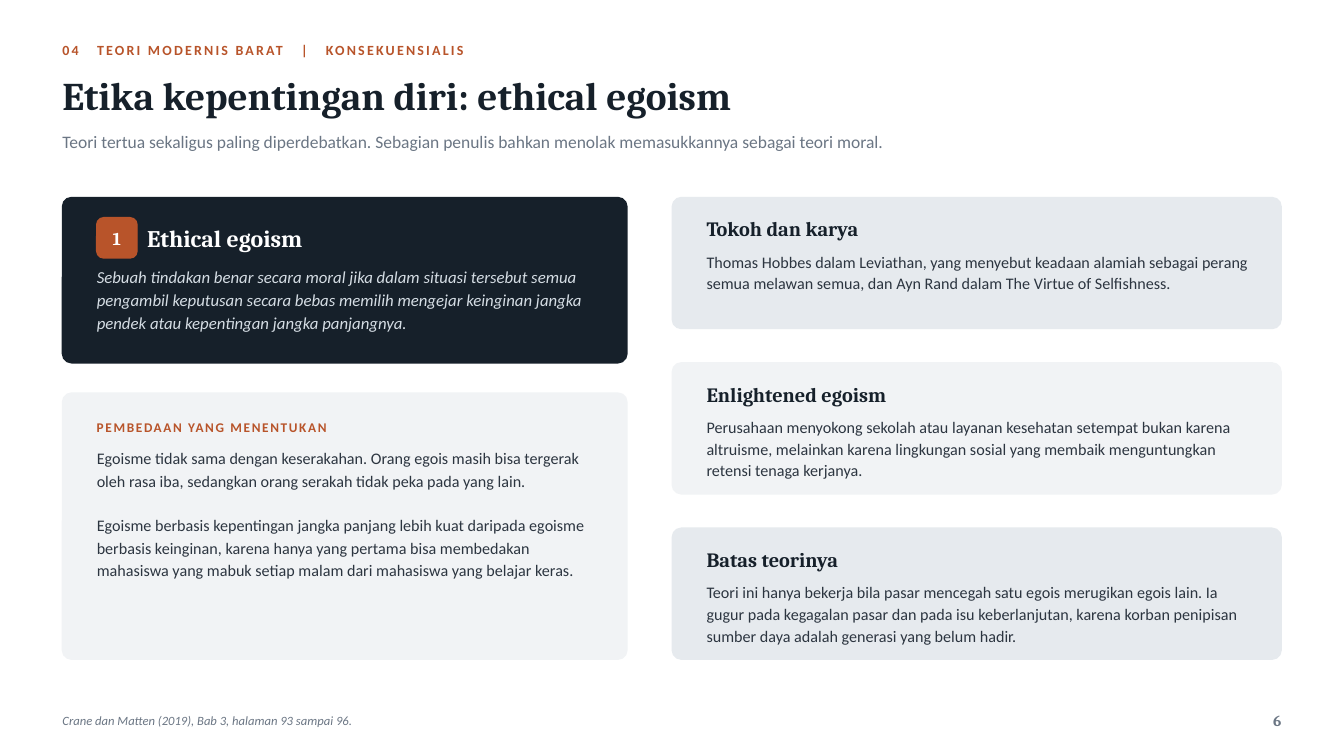
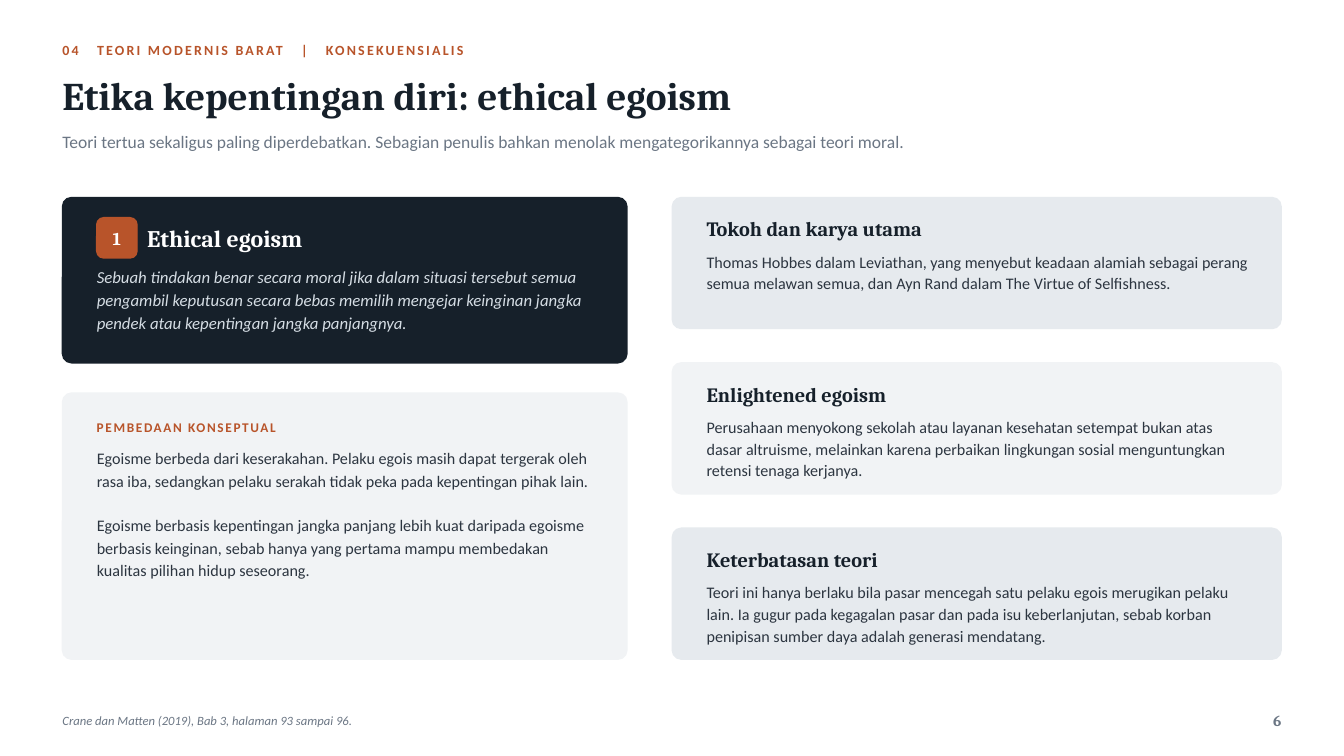
Before and after one commit to aslihabnuri/Dom-Manipulation, a slide deck: slide 6 of business-ethics/Evaluating-Business-Ethics-Hilirisasi-Nikel.pptx. Drawn at 1344x756 pixels with LibreOffice and Linux fonts; fonts in the diff are those of the drawing. Boxes give left, top, right and bottom in pixels: in the first picture for what was removed or moved away, otherwise in the second. Text is boxed around its words. In the diff, an @@ line names an element or a change of style, - is before the commit and + after.

```diff
--- a/business-ethics/Evaluating-Business-Ethics-Hilirisasi-Nikel.pptx
+++ b/business-ethics/Evaluating-Business-Ethics-Hilirisasi-Nikel.pptx
@@ text at (62,136,904,151): text changed @@
-Teori tertua sekaligus paling diperdebatkan. Sebagian penulis bahkan menolak memasukkannya sebagai teori moral.
+Teori tertua sekaligus paling diperdebatkan. Sebagian penulis bahkan menolak mengategorikannya sebagai teori moral.
@@ text at (707,222,922,241): text changed @@
-Tokoh dan karya
+Tokoh dan karya utama
@@ text at (97,415,601,440): text changed @@
-PEMBEDAAN YANG MENENTUKAN
+PEMBEDAAN KONSEPTUAL
@@ text at (707,422,1225,479): text changed @@
-Perusahaan menyokong sekolah atau layanan kesehatan setempat bukan karena altruisme, melainkan karena lingkungan sosial yang membaik menguntungkan retensi tenaga kerjanya.
+Perusahaan menyokong sekolah atau layanan kesehatan setempat bukan atas dasar altruisme, melainkan karena perbaikan lingkungan sosial menguntungkan retensi tenaga kerjanya.
@@ text at (97,453,588,579): text changed @@
-Egoisme tidak sama dengan keserakahan. Orang egois masih bisa tergerak oleh rasa iba, sedangkan orang serakah tidak peka pada yang lain.
-Egoisme berbasis kepentingan jangka panjang lebih kuat daripada egoisme berbasis keinginan, karena hanya yang pertama bisa membedakan mahasiswa yang mabuk setiap malam dari mahasiswa yang belajar keras.
+Egoisme berbeda dari keserakahan. Pelaku egois masih dapat tergerak oleh rasa iba, sedangkan pelaku serakah tidak peka pada kepentingan pihak lain.
+Egoisme berbasis kepentingan jangka panjang lebih kuat daripada egoisme berbasis keinginan, sebab hanya yang pertama mampu membedakan kualitas pilihan hidup seseorang.
@@ text at (707,553,878,567): text changed @@
-Batas teorinya
+Keterbatasan teori
@@ text at (707,587,1229,645): text changed @@
-Teori ini hanya bekerja bila pasar mencegah satu egois merugikan egois lain. Ia gugur pada kegagalan pasar dan pada isu keberlanjutan, karena korban penipisan sumber daya adalah generasi yang belum hadir.
+Teori ini hanya berlaku bila pasar mencegah satu pelaku egois merugikan pelaku lain. Ia gugur pada kegagalan pasar dan pada isu keberlanjutan, sebab korban penipisan sumber daya adalah generasi mendatang.
```
Also in this commit, not shown: 19 other slides changed, 1 other file.
